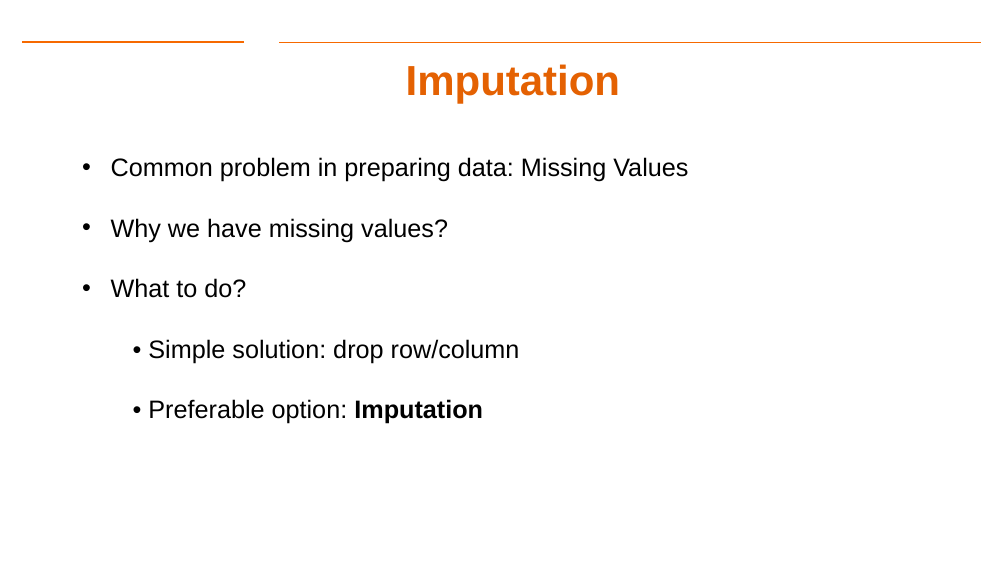
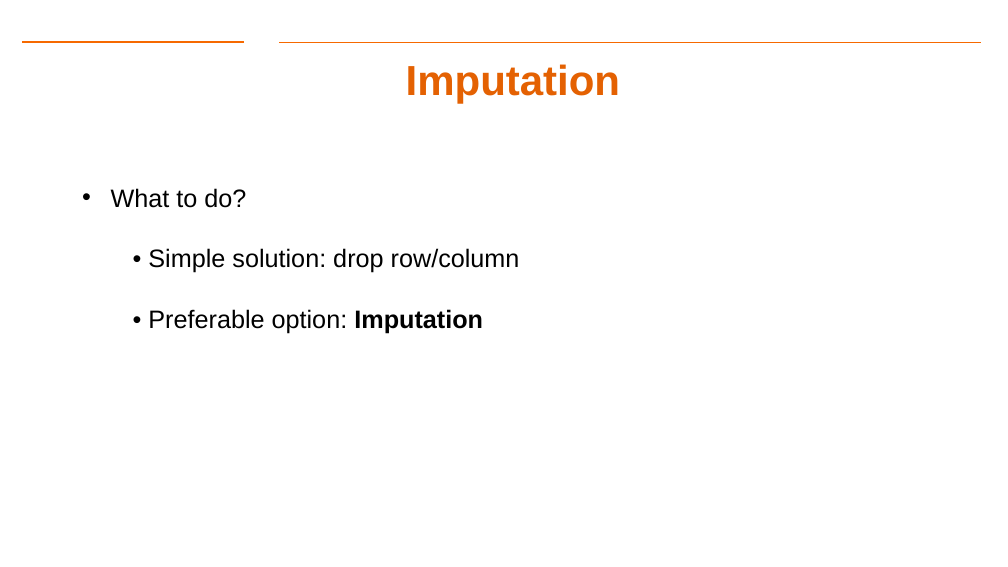
Before and after one commit to Dre1896/RIT-DSCI-633-FDS, a slide deck: slide 15 of Syllabus/Lecture14/Lec14.pptx. Drawn at 1008x567 pixels with LibreOffice and Linux fonts; fonts in the diff are those of the drawing; background and template pictures are left out. Boxes give left, top, right and bottom in pixels: in the first picture for what was removed or moved away, otherwise in the second. Text is boxed around its words. In the diff, an @@ line names an element or a change of style, - is before the commit and + after.

```diff
--- a/Syllabus/Lecture14/Lec14.pptx
+++ b/Syllabus/Lecture14/Lec14.pptx
@@ text at [111, 157, 688, 242]: paragraphs removed @@
-• Common problem in preparing data: Missing Values
-• Why we have missing values?
```
Also in this commit, not shown: 12 other slides changed, 1 slide added.
